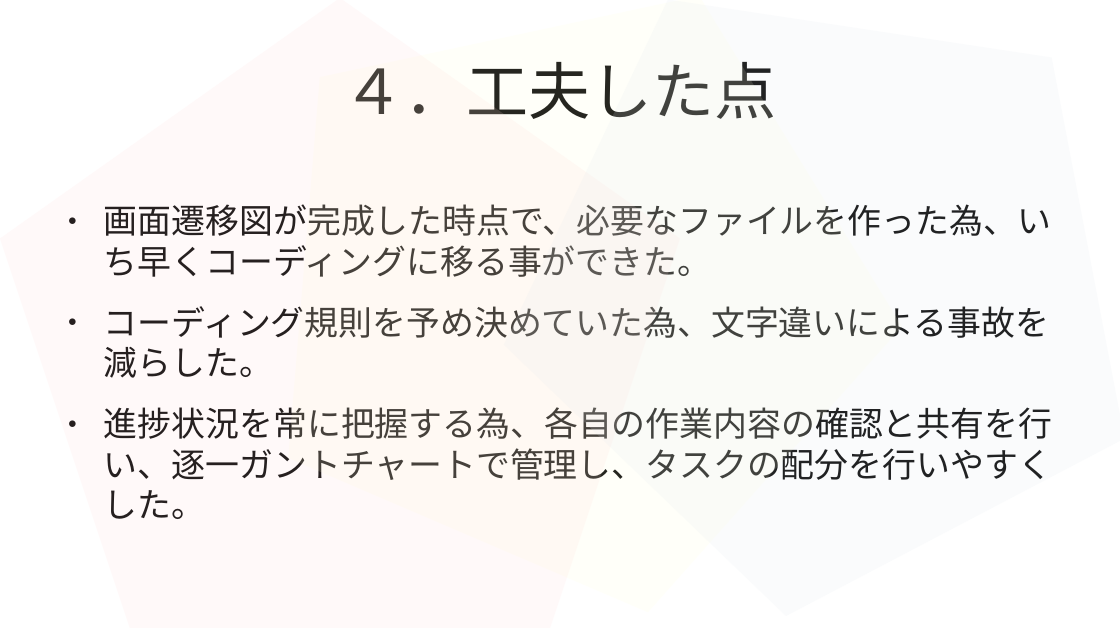
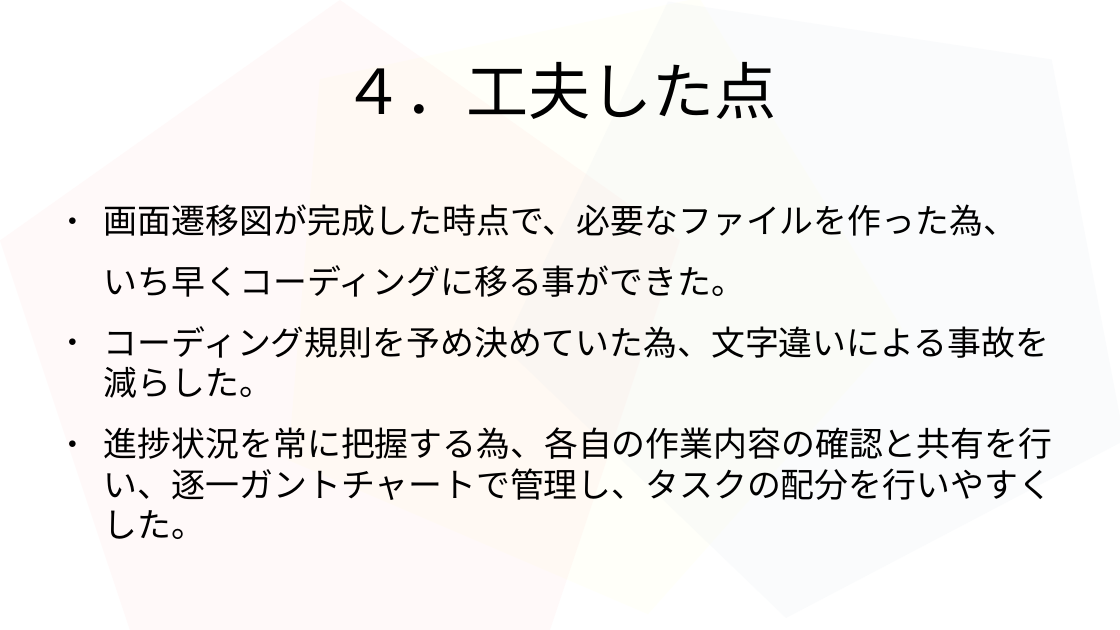
Before and after one commit to 2022java42-student009/ProjectJava, a slide deck: slide 10 of プレゼン資料.odp. Drawn at 1120x630 pixels with LibreOffice and Linux fonts; fonts in the diff are those of the drawing. Boxes give left, top, right and bottom in pixels: in the first picture for what was removed or moved away, otherwise in the second. Text is boxed around its words. In the diff, an @@ line names an element or a change of style, - is before the commit and + after.

```diff
--- a/プレゼン資料.odp
+++ b/プレゼン資料.odp
@@ text at (104, 204, 1017, 297): text changed @@
-● 画面遷移図が完成した時点で、必要なファイルを作った為、いち早くコーディングに移る事ができた。
+● 画面遷移図が完成した時点で、必要なファイルを作った為、
+いち早くコーディングに移る事ができた。
```
Also in this commit, not shown: 3 other slides changed, 1 other file.
